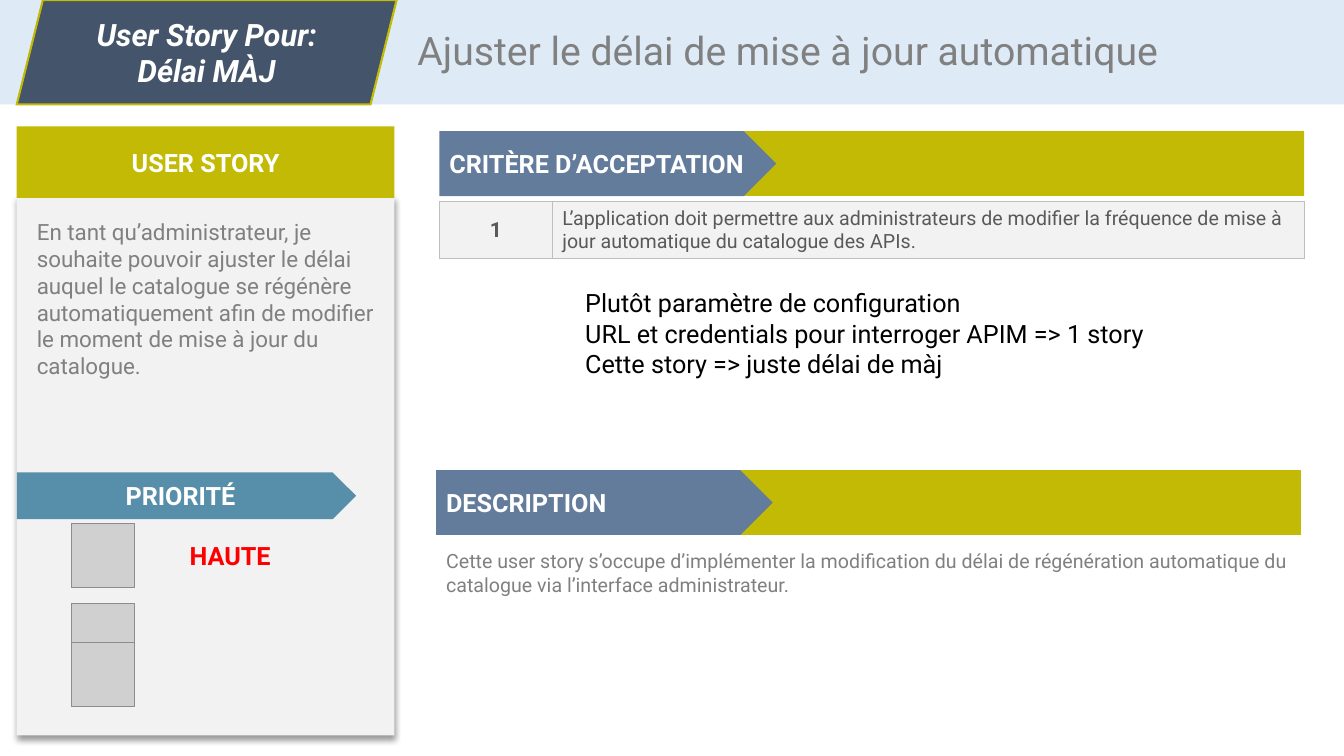
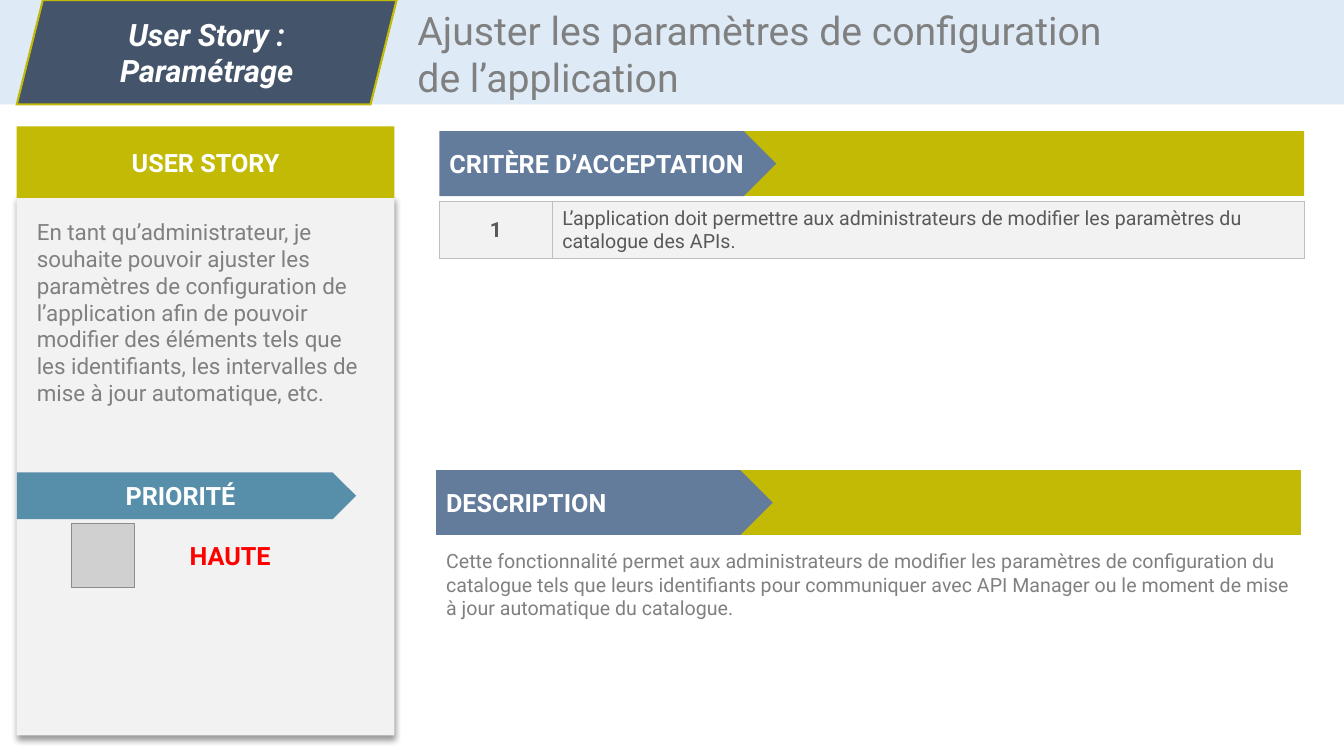
Before and after one commit to CC4K/api-catalog-development, a slide deck: slide 12 of reports/S3-User-Stories/user-stories-dev.odp (slide 9 before the commit). Drawn at 1344x756 pixels with LibreOffice and Linux fonts; fonts in the diff are those of the drawing; grey boxes stand for pictures. Boxes give left, top, right and bottom in pixels: in the first picture for what was removed or moved away, otherwise in the second. Text is boxed around its words. In the diff, an @@ line names an element or a change of style, - is before the commit and + after.

Commit message:
updated user stories (meeting tomorrow)

```diff
--- a/reports/S3-User-Stories/user-stories-dev.odp
+++ b/reports/S3-User-Stories/user-stories-dev.odp
@@ text in parallelogram at box(120, 24, 293, 89): text changed @@
-User Story Pour: Délai MÀJ
+User Story :
+Paramétrage
@@ text at box(417, 15, 1102, 100): text changed @@
-Ajuster le délai de mise à jour automatique
+Ajuster les paramètres de configuration
+de l’application
@@ table at box(439, 201, 1304, 259) @@
-row 1, column 2: L’application doit permettre aux administrateurs de modifier la fréquence de mise à jour automatique du catalogue des APIs.
+row 1, column 2: L’application doit permettre aux administrateurs de modifier les paramètres du catalogue des APIs.
@@ text at box(37, 223, 357, 406): text changed @@
-En tant qu’administrateur, je souhaite pouvoir ajuster le délai auquel le catalogue se régénère automatiquement afin de modifier le moment de mise à jour du catalogue.
+En tant qu’administrateur, je souhaite pouvoir ajuster les paramètres de configuration de l’application afin de pouvoir modifier des éléments tels que les identifiants, les intervalles de mise à jour automatique, etc.
@@ text removed at box(585, 293, 1143, 379) @@
-Plutôt paramètre de configuration
-URL et credentials pour interroger APIM => 1 story
-Cette story => juste délai de màj
@@ text at box(446, 553, 1288, 619): text changed @@
-Cette user story s’occupe d’implémenter la modification du délai de régénération automatique du catalogue via l’interface administrateur.
+Cette fonctionnalité permet aux administrateurs de modifier les paramètres de configuration du catalogue tels que leurs identifiants pour communiquer avec API Manager ou le moment de mise à jour automatique du catalogue.
@@ picture removed at box(72, 602, 135, 666) @@
@@ picture removed at box(72, 643, 135, 706) @@
```
Also in this commit, not shown: 9 other slides changed, 4 slides added, 1 slide removed, 11 other files.
